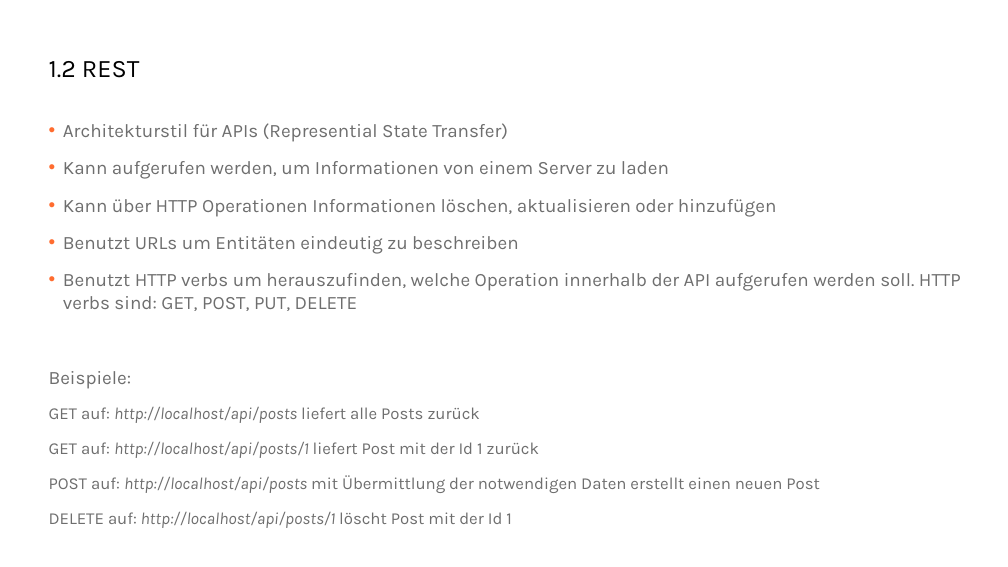
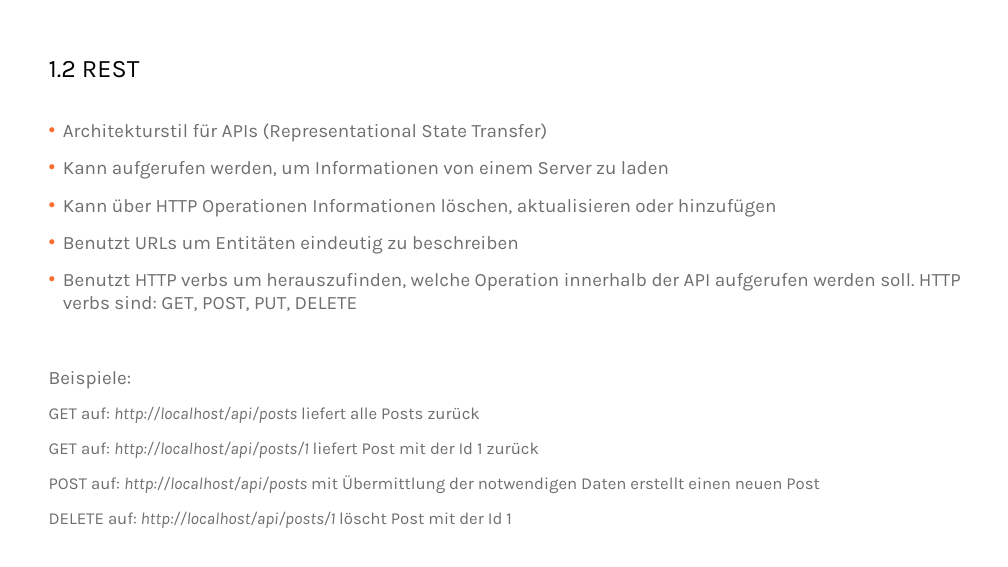
Before and after one commit to danielbeckmann/DotNETJumpStart, a slide deck: slide 6 of 05. ASP.NET Web API/Entwicklung einer Schnittstelle mit ASP.NET Web API.pptx (slide 7 before the commit). Drawn at 1008x567 pixels with LibreOffice and Linux fonts; fonts in the diff are those of the drawing; background and template pictures are left out. Boxes give left, top, right and bottom in pixels: in the first picture for what was removed or moved away, otherwise in the second. Text is boxed around its words. In the diff, an @@ line names an element or a change of style, - is before the commit and + after.

```diff
--- a/05. ASP.NET Web API/Entwicklung einer Schnittstelle mit ASP.NET Web API.pptx
+++ b/05. ASP.NET Web API/Entwicklung einer Schnittstelle mit ASP.NET Web API.pptx
@@ text at (63,123,548,142): text changed @@
-• Architekturstil für APIs (Represential State Transfer)
+• Architekturstil für APIs (Representational State Transfer)
```
Also in this commit, not shown: 2 other slides changed, 1 slide removed.
